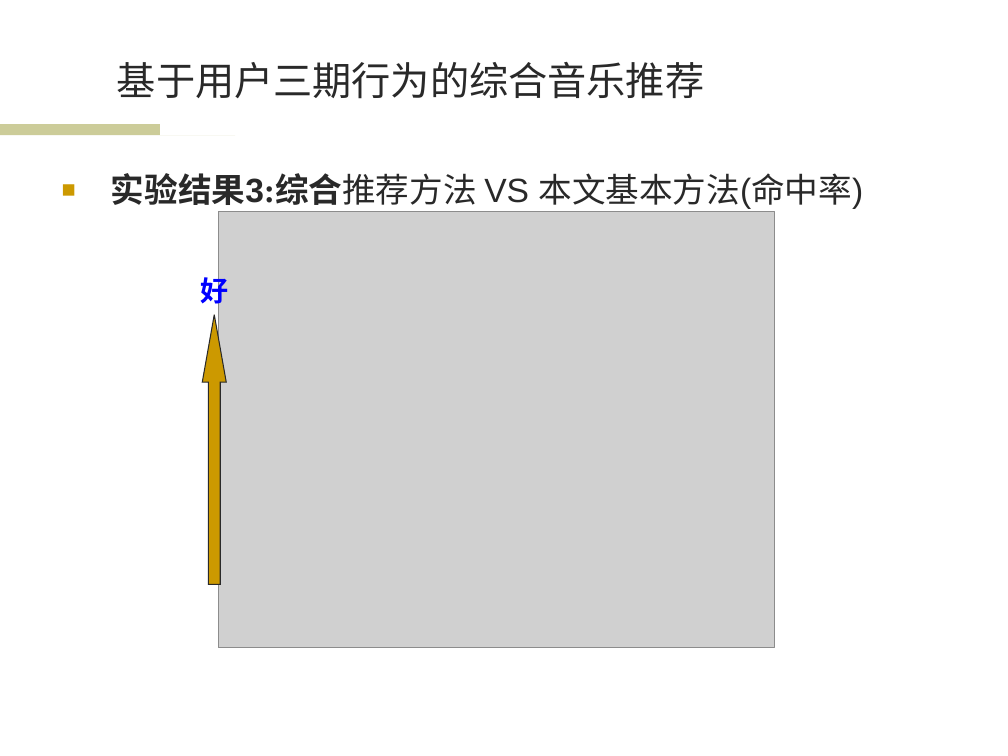
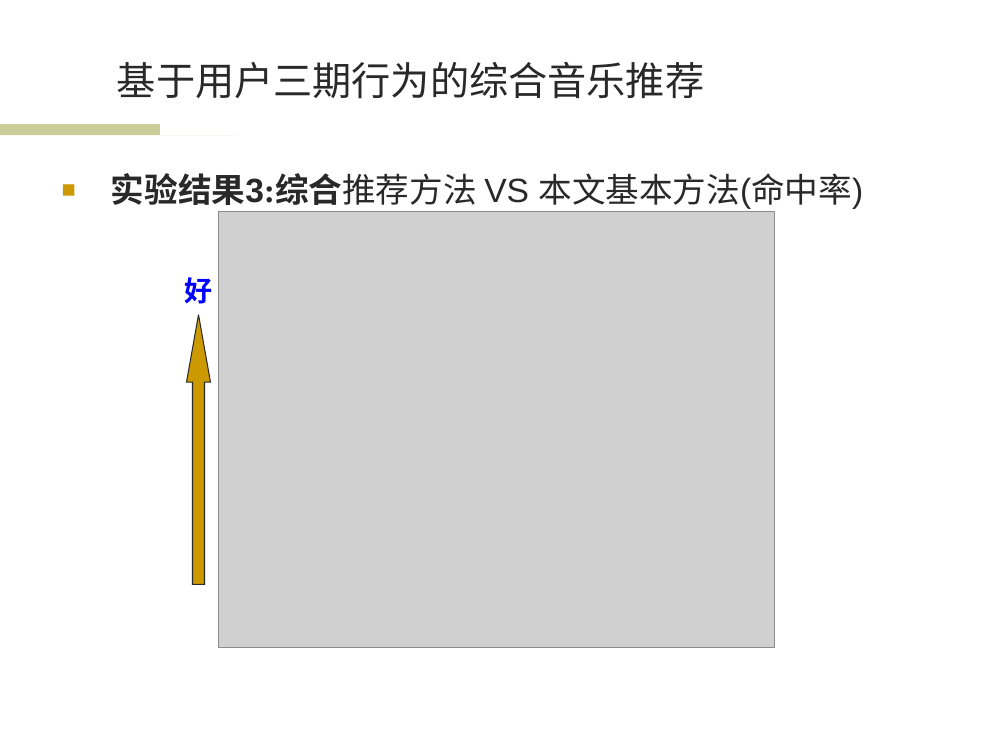
Before and after one commit to wwssttt/NJUThesis, a slide deck: slide 17 of ppt/一种基于时间序列分析的个性化音乐推荐系统及其实现.ppt. Drawn at 1008x756 pixels with LibreOffice and Linux fonts; fonts in the diff are those of the drawing; grey boxes stand for pictures; background and template pictures are left out. Boxes give left, top, right and bottom in pixels: in the first picture for what was removed or moved away, otherwise in the second. Text is boxed around its words. In the diff, an @@ line names an element or a change of style, - is before the commit and + after.

```diff
--- a/ppt/一种基于时间序列分析的个性化音乐推荐系统及其实现.ppt
+++ b/ppt/一种基于时间序列分析的个性化音乐推荐系统及其实现.ppt
@@ text "好" rewrapped from (200,273,228,309) to (184,277,212,304) @@
@@ up arrow: place and size @@
-up arrow at (203,314,227,585)
+up arrow at (186,314,211,585)
```
Also in this commit, not shown: 4 other slides changed, 1 other file.
